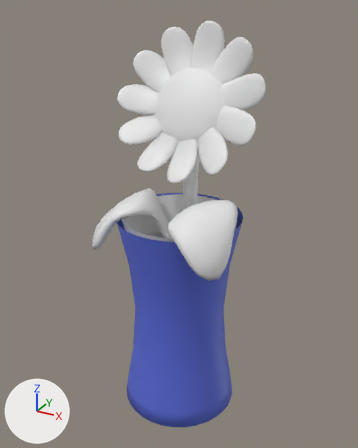
A saved change to the FBX model Assets/Art/Mesh/Flower_Fine.fbx.
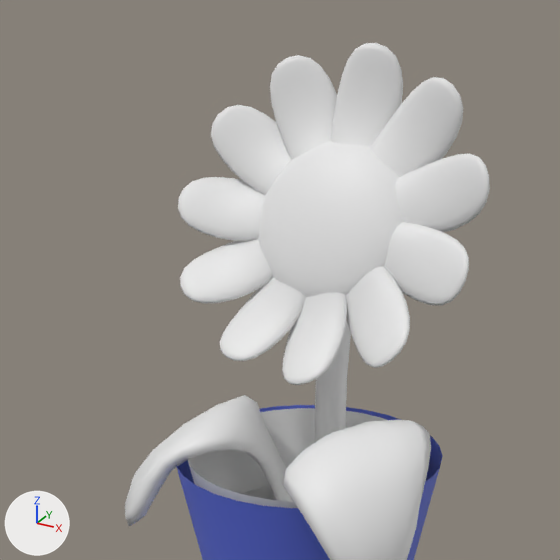
Each version is shown whole from a camera (50 mm lens) standing at (0.195, -0.355, 1.116) and looking at (-0.003, 0.005, 0.936), then close up on the part from 9% to 84% of the width and 0% to 60% of the height. The lights are fixed; the arrows at lower left show +X, +Y and +Z. Where no turn or scale is listed for an object, it has been applied to the vertices.

The scene before the commit, as lines of its bpy script (objects in view):
```python
me_cube_082 = bpy.data.meshes.new('Cube.082')
me_cube_082.from_pydata(...)  # 121 vertices, 116 faces; spans x -0.007..0.009, y -0.006..0.017, z -0.15..0.12
me_cube_083 = bpy.data.meshes.new('Cube.083')
me_cube_083.from_pydata(...)  # 372 vertices, 368 faces; spans x -0.0893..0.0561, y -0.0518..0.0311, z -0.0859..0.0318
me_sphere_001 = bpy.data.meshes.new('Sphere.001')
me_sphere_001.from_pydata(...)  # 3669 vertices, 3568 faces; spans x -0.0678..0.0657, y -0.0391..0.0233, z -0.0566..0.0651
ob_flowerhead_fine = bpy.data.objects.new('FlowerHead_Fine', me_sphere_001)
ob_flowerhead_fine.location = (0.0007, 0.018, 1.04)
ob_flowerleafs_fine = bpy.data.objects.new('FlowerLeafs_Fine', me_cube_083)
ob_flowerleafs_fine.location = (0.007, -0.0064, 0.9399)
ob_flowerneck_fine = bpy.data.objects.new('FlowerNeck_Fine', me_cube_082)
ob_flowerneck_fine.location = (0.0007, 0.018, 0.927)
# also in view: 'FlowerVase_Fine' at (0.0, 0.0, 0.85)
```
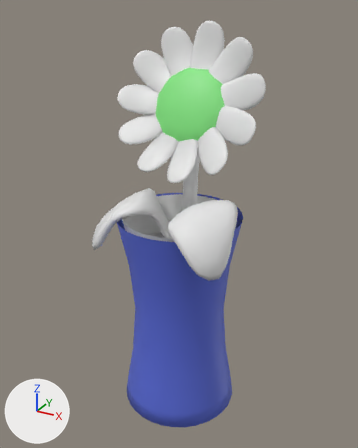
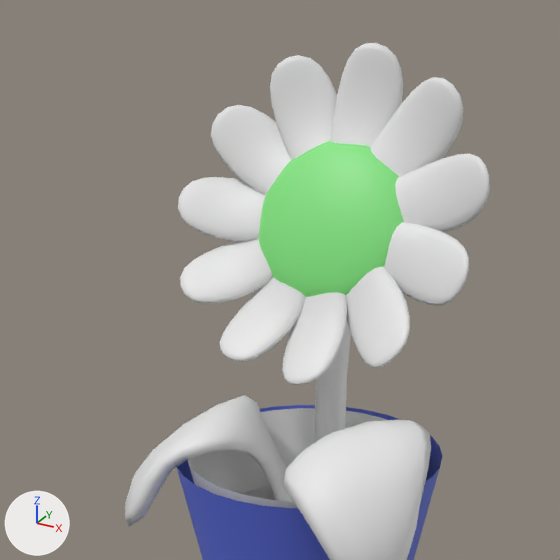
Commit message: Flower Lack

Changed parts and their boxes (x1, y1, x2, y2) in the close-ups (560 x 560 px):
```json
{"part": 1, "of": "me_sphere_001", "change": "recoloured", "before": [259, 141, 404, 297], "after": [259, 141, 404, 297], "on screen": "white to green"}
```

Edits to the scene script, one JSON object a line:
```json
{"op": "add", "block": "mat_material_014", "code": ["mat_material_014 = principled_material('Material.014')", "mat_material_014.base_color = (0.23, 0.8, 0.218)  # green #84e781"]}
{"op": "add", "block": "mat_material_013", "code": ["mat_material_013 = principled_material('Material.013')", "mat_material_013.base_color = (0.8, 0.8, 0.8)  # white #e7e7e7"]}
{"block": "me_sphere_001", "where": "me_sphere_001.from_pydata(...)  # 3669 vertices, 3568 faces; spans x -0.0678..0.0657, y -0.0391..0.0233, z -0.0566..0.0651"}
{"block": "me_sphere_001", "where": "# used by ob_flowerhead_fine; location = (0.0007, 0.018, 1.04)"}
{"block": "me_sphere_001", "change": "me_sphere_001 part 1: 1984 of the faces centred in x -0.0327..0.0327, y -0.0163..0.0163, z -0.0297..0.0297 switch from no material to mat_material_014 (green #84e781)"}
{"op": "add", "block": "me_sphere_001", "code": "me_sphere_001.materials.append(mat_material_013)  # white #e7e7e7"}
```
